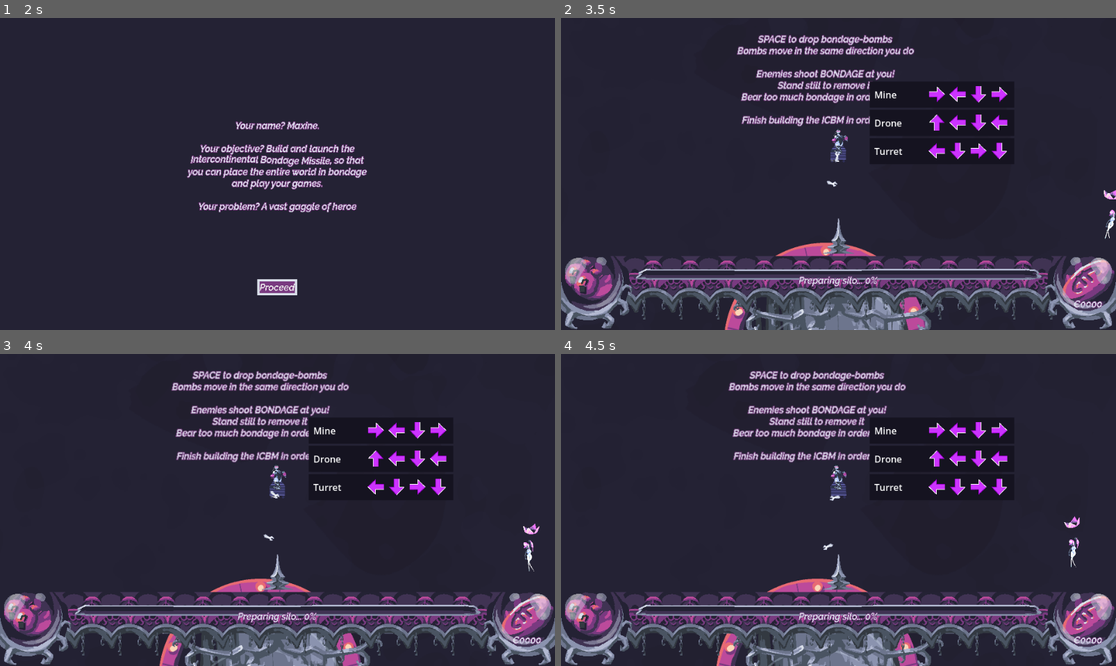
Above: before the commit, frames 1-4 (two rows, left to right).
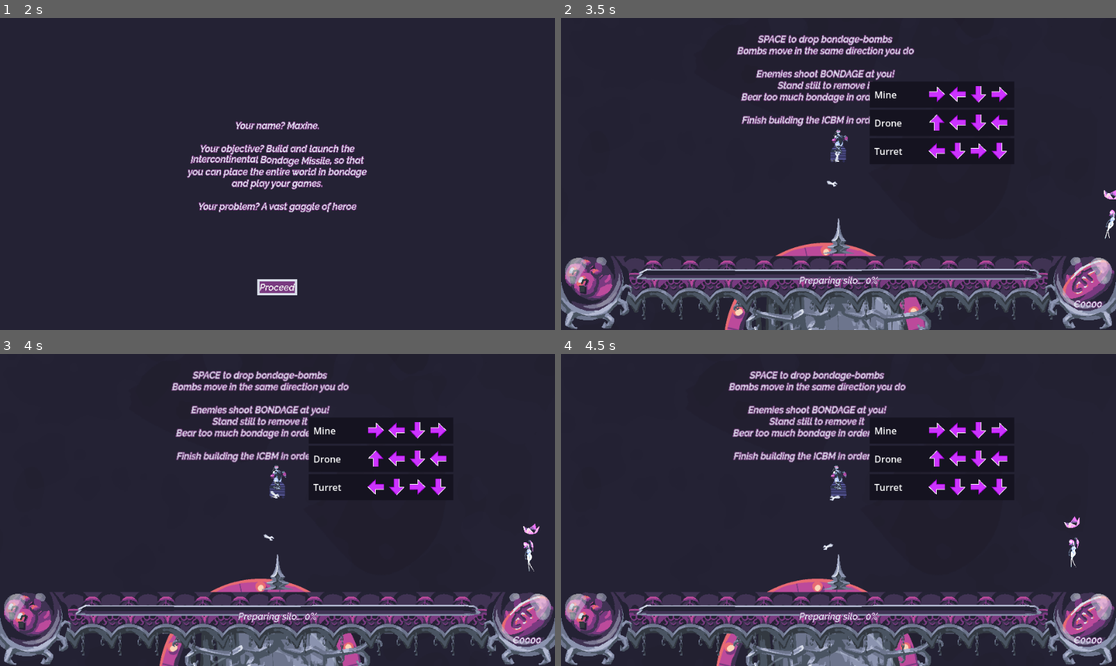
Above: after the commit, the same moments.

Repository: MaxIsJoe/MICBM
Game: Godot game, scene res://ui/title/main_menu.tscn
Two runs of this game, one before a commit and one after it. Both use one fixed random seed, a clock stepped at 60 frames per second and the inputs below. The engine's default icon, where the game draws it, is replaced by a stand-in: a white triangle on a blue panel in a dark square. Sound files missing from this copy of the repository are replaced by a short silence.
Inputs (mouse positions are in pixels of both pictures, inside the frame that each line leads up to):
- Up to frame 1 (2 s): click "COMMENCE" at 0.5 s; click "Start Game" at 1.25 s
- Up to frame 2 (3.5 s): tap Enter (ui_accept) at 2, 2.27, 3.02 s; move the mouse to (838, 164) at 2.02 s; hold D (move_right) 2.03-2.78 s; hold Space (attack) 2.03-2.78 s; click (838, 164) at 2.17 s; move the mouse to (832, 89) at 2.77 s; hold S (move_down) from 2.78 s (still down); tap P (test) at 2.85 s; click (832, 89) at 2.92 s
- Up to frame 3 (4 s): move the mouse to (527, 641) at 3.52 s; release S (move_down) at 3.53 s; hold D (move_right) from 3.53 s (still down); tap C at 3.6 s; click (527, 641) at 3.67 s
- Up to frame 4 (4.5 s): move the mouse to (838, 616) at 4.27 s; release D (move_right) at 4.28 s; hold W (move_up) from 4.28 s (still down); tap Tab at 4.35 s; click (838, 616) at 4.42 s

Frame 1 is identical in both runs. In frame 2, 0.2% of the frame differs, in the area x 13-58%, y 80-87%; in frame 3, 0.2%; in frame 4, 0.2%.

Commit message:
Update upperbar.tscn

Diff:
--- a/ui/components/upperbar.tscn
+++ b/ui/components/upperbar.tscn
@@ -97,7 +97,7 @@
 anchor_top = 0.5
 anchor_right = 1.0
 anchor_bottom = 0.5
-offset_left = 128.0
+offset_left = 129.0
 offset_top = -48.0
 offset_right = -128.0
 offset_bottom = -16.0
Not shown: 1 places in ui/components/upperbar.tscn that only renumber resources
